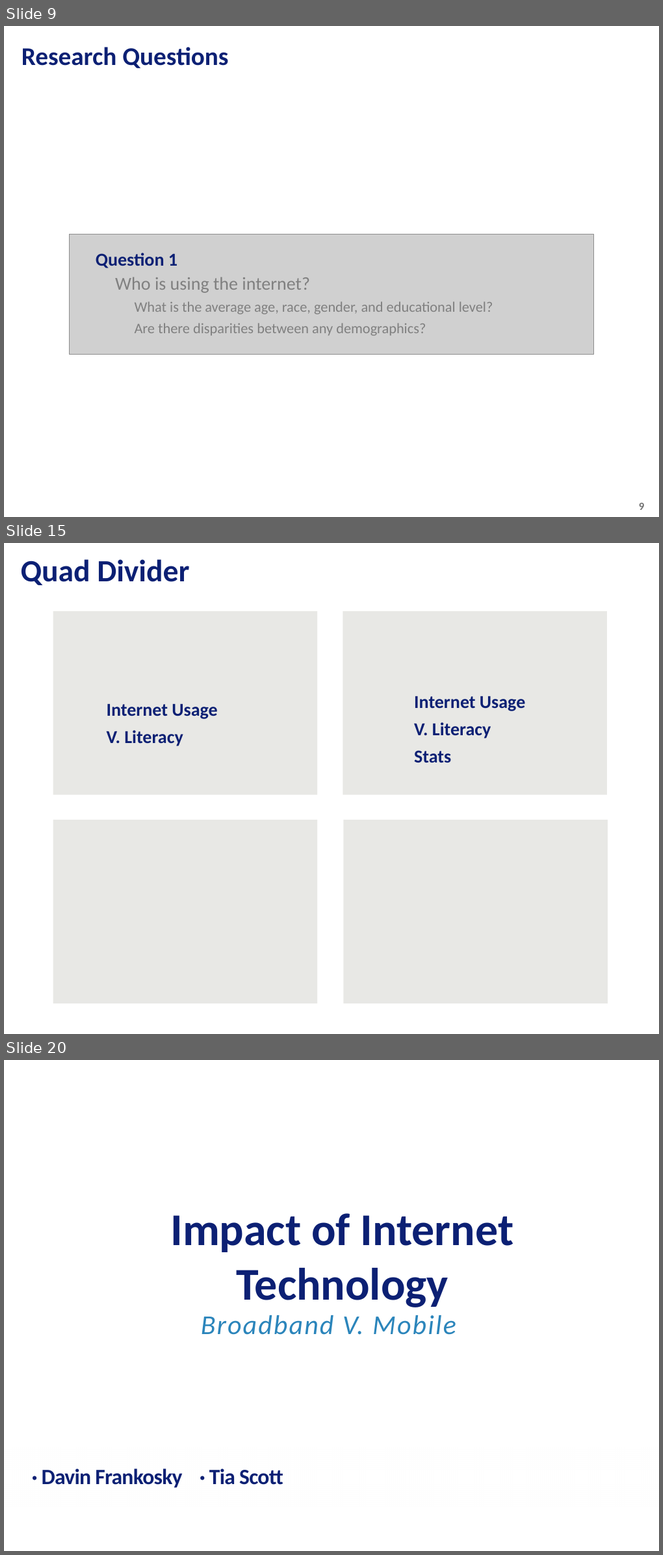
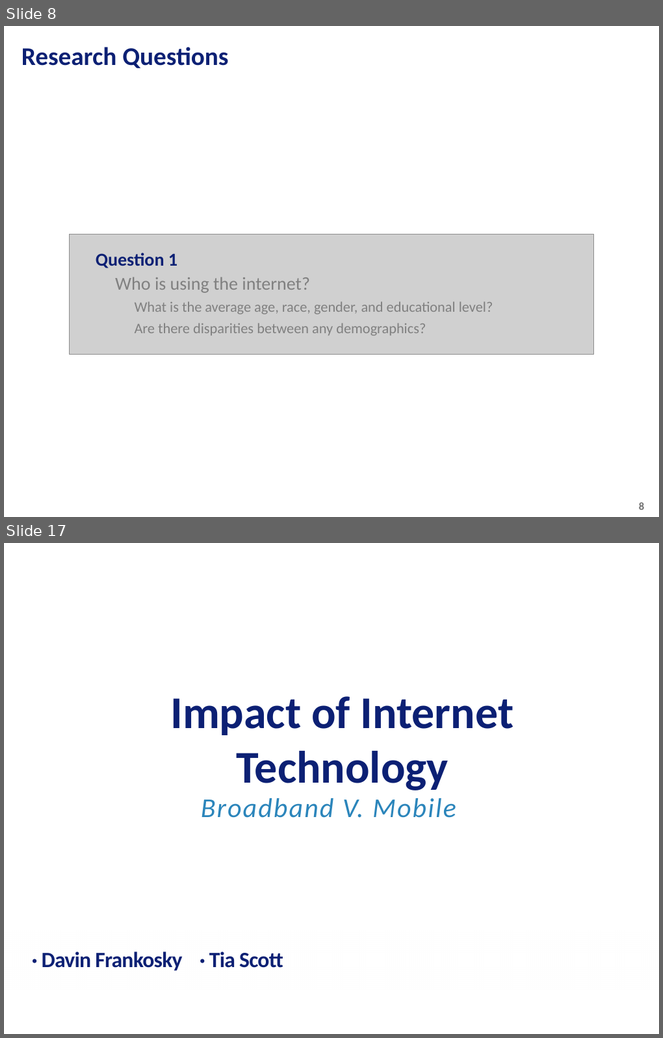
Before and after one commit to tiascott01/07_GroupProject1, a slide deck: Data Presentation.pptx. Shown one above the other, each under a label of ours: slides 9, 15 and 20 before the commit, slides 8 and 17 after it; the slides between them are not shown. The pictures are 663x1555 and 663x1038 pixels, drawn with LibreOffice and Linux fonts; fonts in the diff are those of the drawing; grey boxes stand for pictures; background and template pictures are left out. Boxes give left, top, right and bottom in pixels: in the first picture for what was removed or moved away, otherwise in the second. Text is boxed around its words. In the diff, an @@ line names an element or a change of style, - is before the commit and + after.

```diff
--- a/Data Presentation.pptx
+++ b/Data Presentation.pptx
@@ slide 15 removed at (4,543,659,1034), background picture (left out) @@
@@ text removed at (21,559,189,585) @@
-Quad Divider
@@ rectangle removed at (53,611,317,795) @@
@@ rectangle removed at (343,611,607,795) @@
@@ text removed at (414,696,525,763) @@
-Internet Usage V. Literacy
-Stats
@@ text removed at (107,704,217,746) @@
-Internet Usage V. Literacy
@@ rectangle removed at (53,820,317,1005) @@
@@ rectangle removed at (343,820,607,1005) @@
@@ what was slide 9 is now slide 8 @@
@@ page number at (639,502,644,510): text changed @@
-9
+8
@@ what was slide 20 is now slide 17 @@
```
Also in this commit, not shown: 5 slides changed, 18 slides added, 19 other slides removed.
